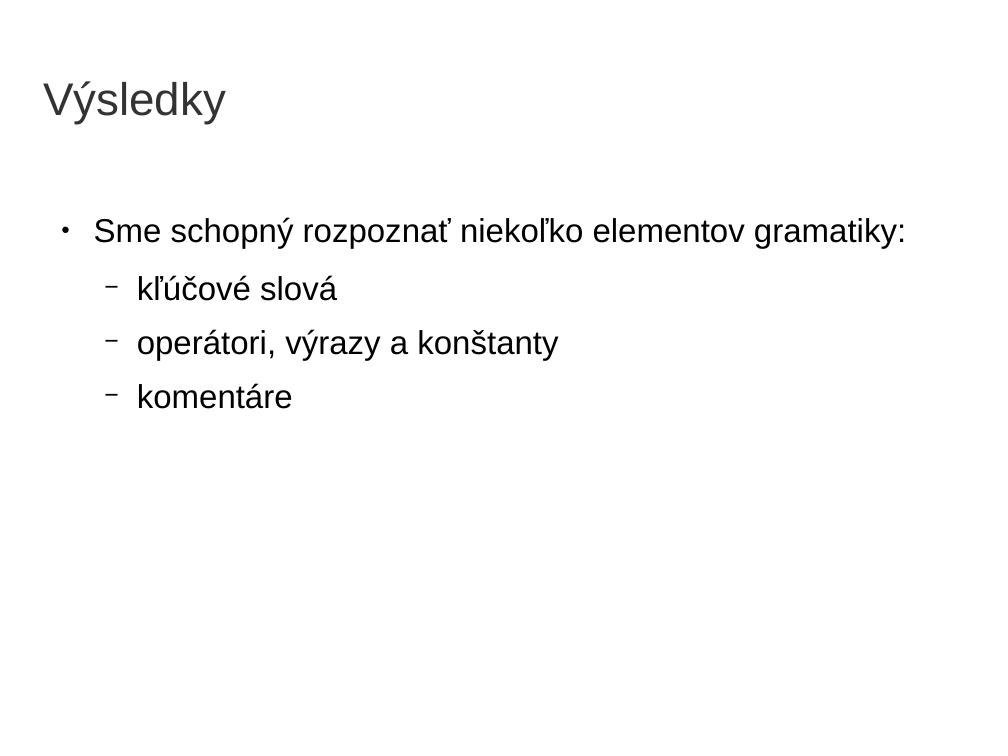
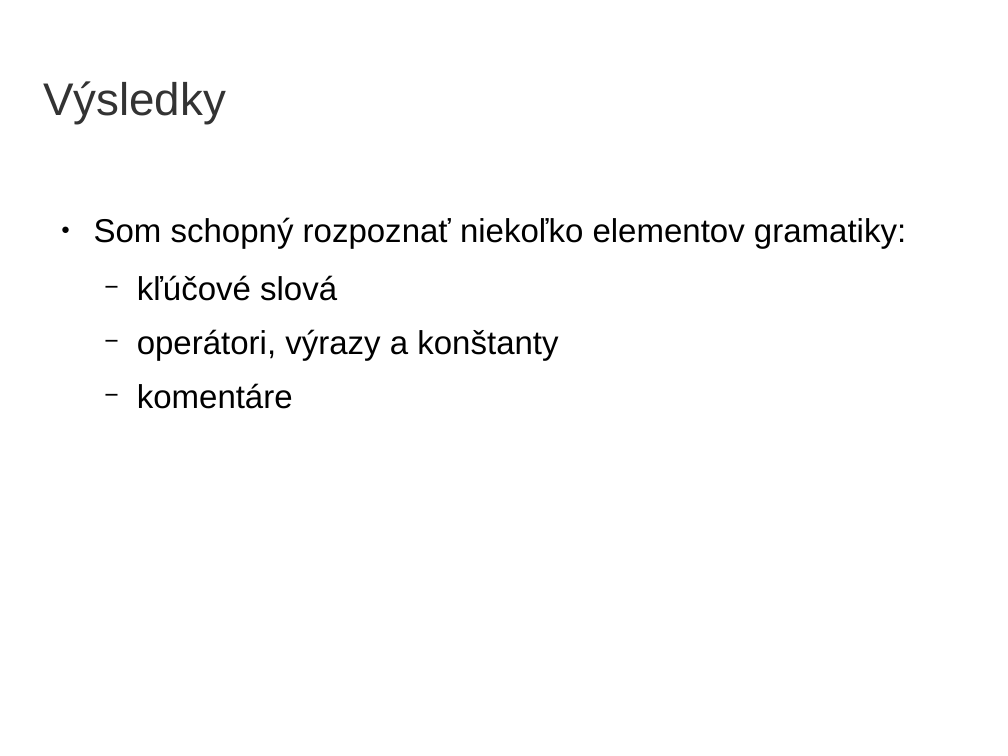
Before and after one commit to yin/syntaxer, a slide deck: slide 30 of obhajoba/bc2014-obhajoba15-prezentacia.odp. Drawn at 1008x756 pixels with LibreOffice and Linux fonts; fonts in the diff are those of the drawing; background and template pictures are left out. Boxes give left, top, right and bottom in pixels: in the first picture for what was removed or moved away, otherwise in the second. Text is boxed around its words. In the diff, an @@ line names an element or a change of style, - is before the commit and + after.

```diff
--- a/obhajoba/bc2014-obhajoba15-prezentacia.odp
+++ b/obhajoba/bc2014-obhajoba15-prezentacia.odp
@@ text at (94,217,906,249): text changed @@
-● Sme schopný rozpoznať niekoľko elementov gramatiky:
+● Som schopný rozpoznať niekoľko elementov gramatiky:
```
Also in this commit, not shown: 6 other slides changed, 1 other file.
